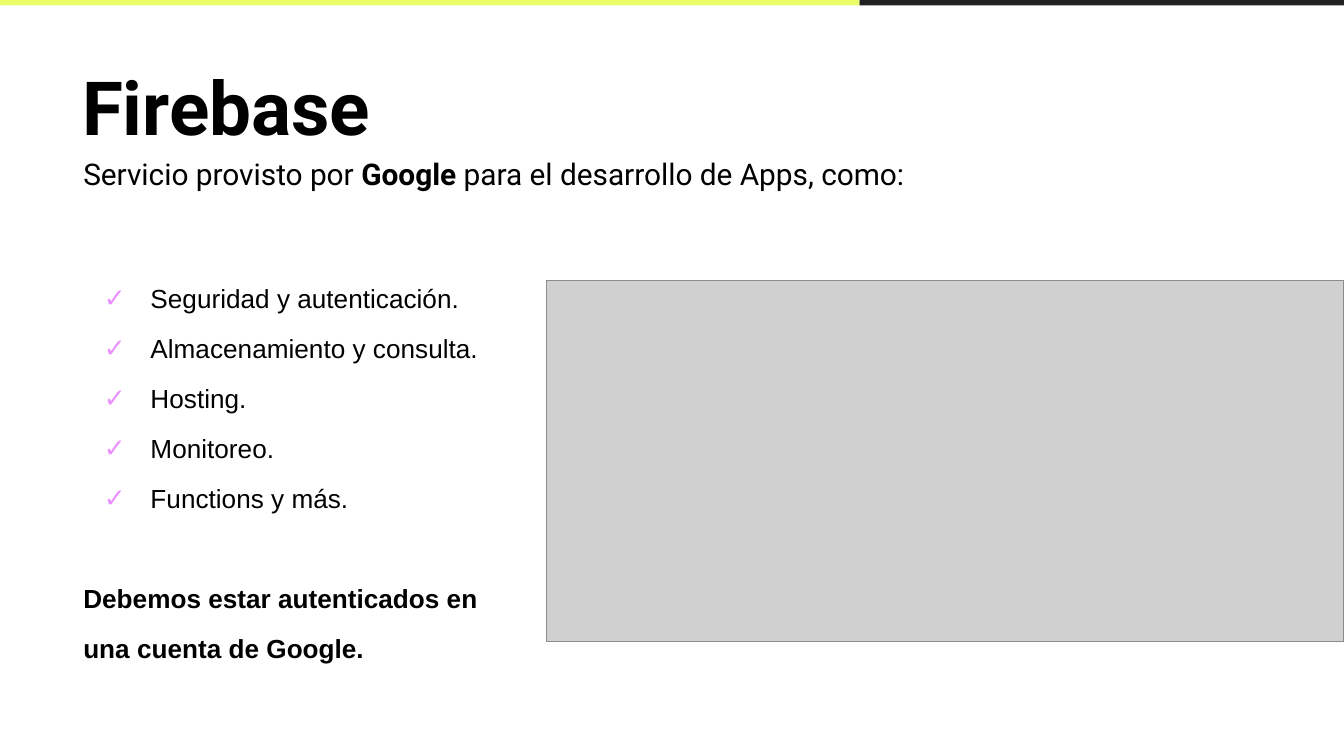
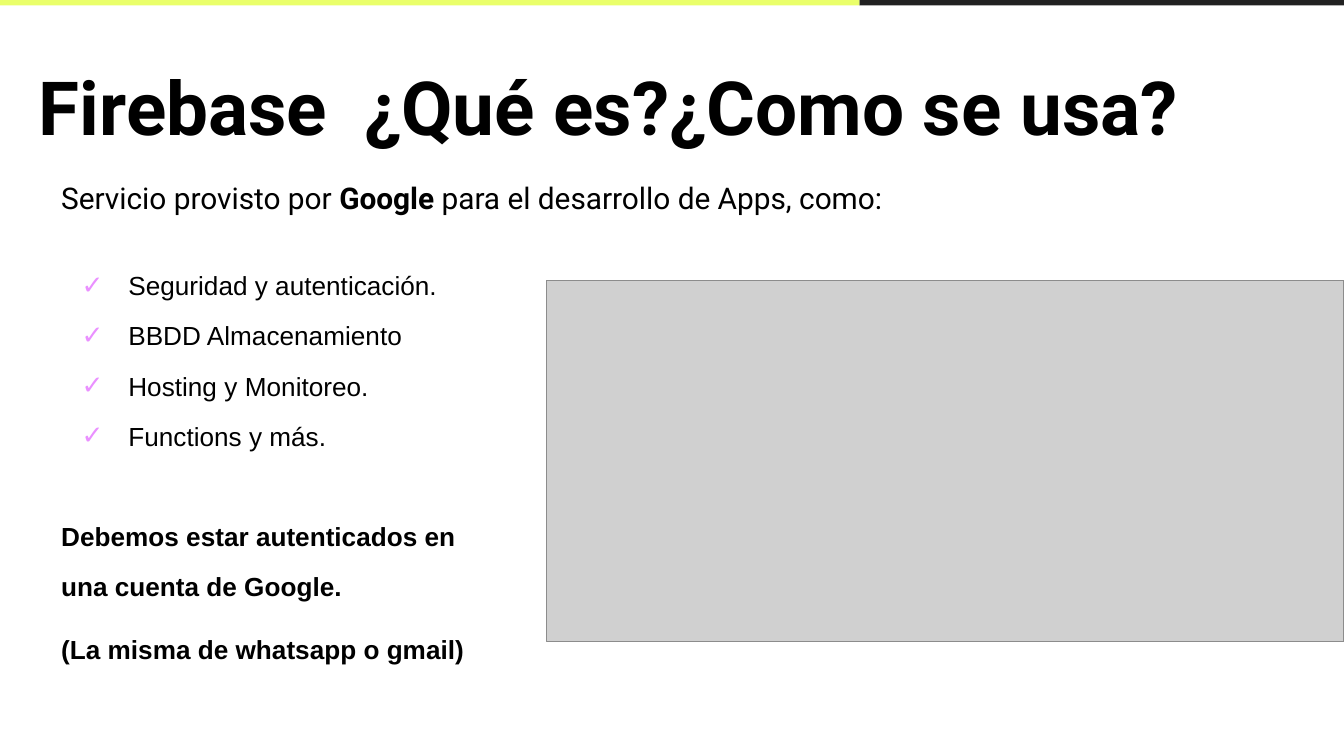
Before and after one commit to Arturogrottoli/Project-React-Js, a slide deck: slide 3 of Clase07/Unidad 7 - Clase en vivo .pptx. Drawn at 1344x756 pixels with LibreOffice and Linux fonts; fonts in the diff are those of the drawing; grey boxes stand for pictures; background and template pictures are left out. Boxes give left, top, right and bottom in pixels: in the first picture for what was removed or moved away, otherwise in the second. Text is boxed around its words. In the diff, an @@ line names an element or a change of style, - is before the commit and + after.

Commit message:
firebase

```diff
--- a/Clase07/Unidad 7 - Clase en vivo .pptx
+++ b/Clase07/Unidad 7 - Clase en vivo .pptx
@@ text at [39,79,1177,149]: text changed @@
-Firebase
+Firebase ¿Qué es?¿Como se usa?
@@ text "Servicio provisto por Google para ...": place and size @@
-text "Servicio provisto por Google para ..." at [83,162,904,664]
+text "Servicio provisto por Google para ..." at [61,186,882,664]
@@ text at [128,326,402,401]: text changed @@
-✓ Almacenamiento y consulta.
-✓ Hosting.
-✓ Monitoreo.
+✓ BBDD Almacenamiento
+✓ Hosting y Monitoreo.
@@ text at [61,577,464,664]: text changed @@
-una cuenta de Google.
+una cuenta de Google.
+(La misma de whatsapp o gmail)
```
Also in this commit, not shown: 1 slide removed, 2 other files.
